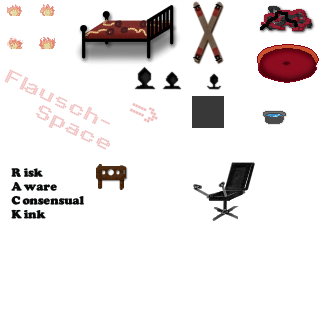
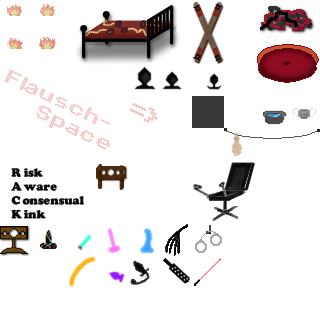
Two versions of the same layered image (w=320, h=320). Layer-by-layer changes:
added layer "Toys.kra" above "red-whip.png" over [left=69, top=224, right=190, bottom=287]
added layer "red-whip.png" above "Malebene 30" over [left=194, top=259, right=221, bottom=286]
added layer "Malebene 30" above "Malebene 29" over [left=224, top=128, right=256, bottom=157]
added layer "Malebene 29" above "Malebene 29(eingefügt)" over [left=224, top=108, right=320, bottom=157]
added layer "Malebene 29(eingefügt)" above "Malebene 28" over [left=256, top=108, right=320, bottom=139]
added layer "Malebene 28" above "handschellen_aufgehaengt.png" over [left=293, top=108, right=316, bottom=119]
added layer "handschellen_aufgehaengt.png" above "paddle.png" over [left=194, top=225, right=222, bottom=286]
added layer "paddle.png" above "flogger-black.png" over [left=162, top=257, right=221, bottom=286]
added layer "flogger-black.png" above "neon-strips-dildo.png" over [left=162, top=224, right=222, bottom=286]
added layer "neon-strips-dildo.png" above "pranger.png" over [left=0, top=226, right=154, bottom=287]
added layer "pranger.png" above "Vektorebene 1" over [left=0, top=226, right=57, bottom=256]
